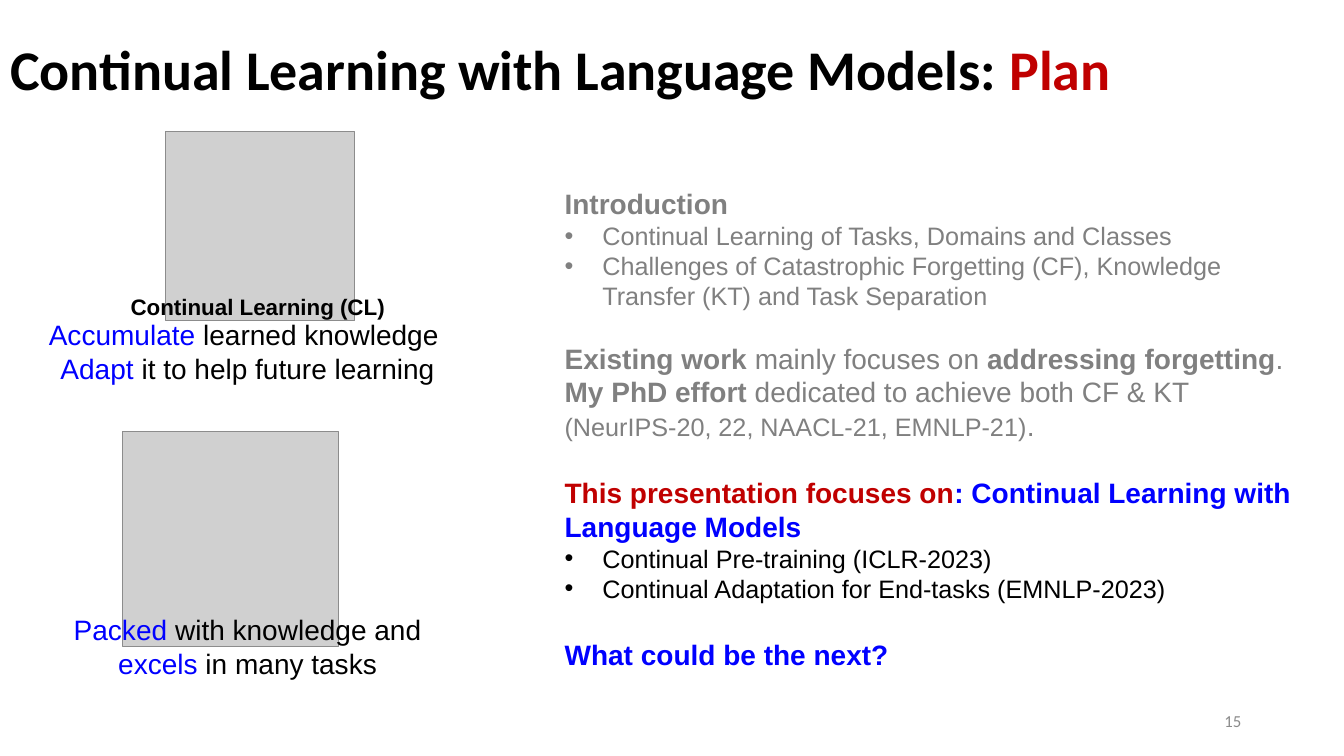
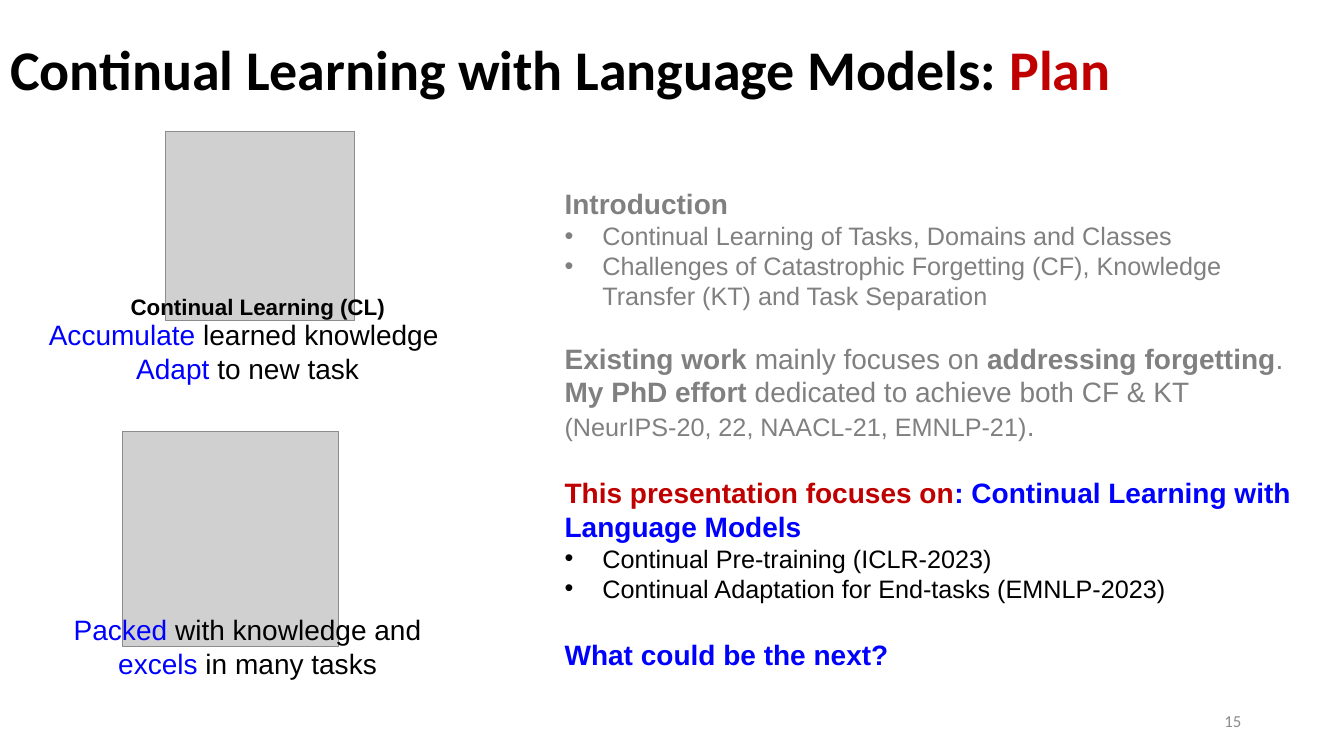
Before and after one commit to Vincent950129/Vincent950129.github.io, a slide deck: slide 15 of pdf/zixuan_defense.pptx. Drawn at 1344x756 pixels with LibreOffice and Linux fonts; fonts in the diff are those of the drawing; grey boxes stand for pictures. Boxes give left, top, right and bottom in pixels: in the first picture for what was removed or moved away, otherwise in the second. Text is boxed around its words. In the diff, an @@ line names an element or a change of style, - is before the commit and + after.

```diff
--- a/pdf/zixuan_defense.pptx
+++ b/pdf/zixuan_defense.pptx
@@ text at [136,358,359,384]: text changed @@
-Adapt it to help future learning
+Adapt to new task
```
Also in this commit, not shown: 12 other slides changed.
